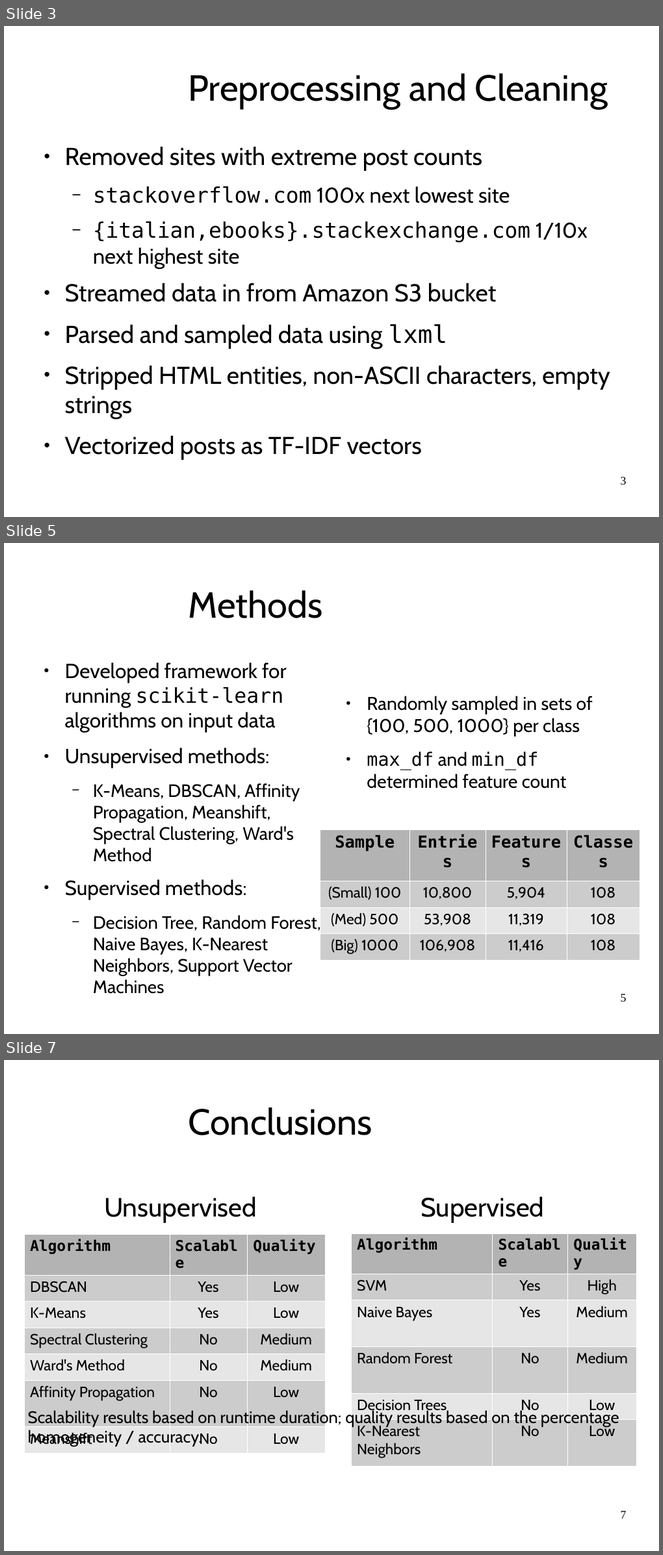
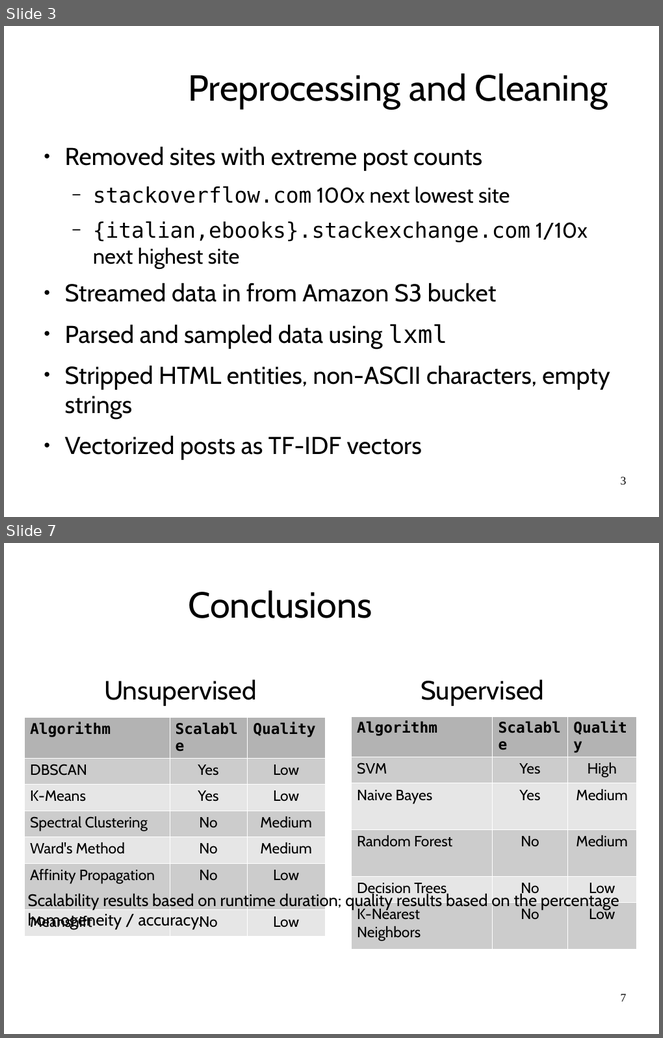
Before and after one commit to jrouly/stackmining, a slide deck: presentation/rouly_wells_presentation.odp. Shown one above the other, each under a label of ours: slides 3, 5 and 7 before the commit, slides 3 and 7 after it; the slides between them are not shown. The pictures are 663x1555 and 663x1038 pixels, drawn with LibreOffice and Linux fonts; fonts in the diff are those of the drawing; background and template pictures are left out. Boxes give left, top, right and bottom in pixels: in the first picture for what was removed or moved away, otherwise in the second. Text is boxed around its words. In the diff, an @@ line names an element or a change of style, - is before the commit and + after.

```diff
--- a/presentation/rouly_wells_presentation.odp
+++ b/presentation/rouly_wells_presentation.odp
@@ slide 5 removed at box(4, 543, 659, 1034), background #FFFFFF @@
@@ title removed at box(188, 590, 322, 618) @@
-Methods
@@ text removed at box(65, 663, 321, 977) @@
-● Developed framework for running scikit-learn algorithms on input data
-● Unsupervised methods:
-  − K-Means, DBSCAN, Affinity Propagation, Meanshift, Spectral Clustering, Ward's Method
-● Supervised methods:
-  − Decision Tree, Random Forest, Naive Bayes, K-Nearest Neighbors, Support Vector Machines
@@ text removed at box(367, 696, 593, 789) @@
-● Randomly sampled in sets of {100, 500, 1000} per class
-● max_df and min_df determined feature count
@@ table removed at box(321, 830, 640, 957), 4 rows, 4 columns @@
-Sample | Entries | Features | Classes
-(Small) 100 | 10,800 | 5,904 | 108
-(Med) 500 | 53,908 | 11,319 | 108
-(Big) 1000 | 106,908 | 11,416 | 108
@@ page number removed at box(621, 994, 627, 1002) @@
-5
```
Also in this commit, not shown: 3 slides changed, 1 slide added, 1 other file.
